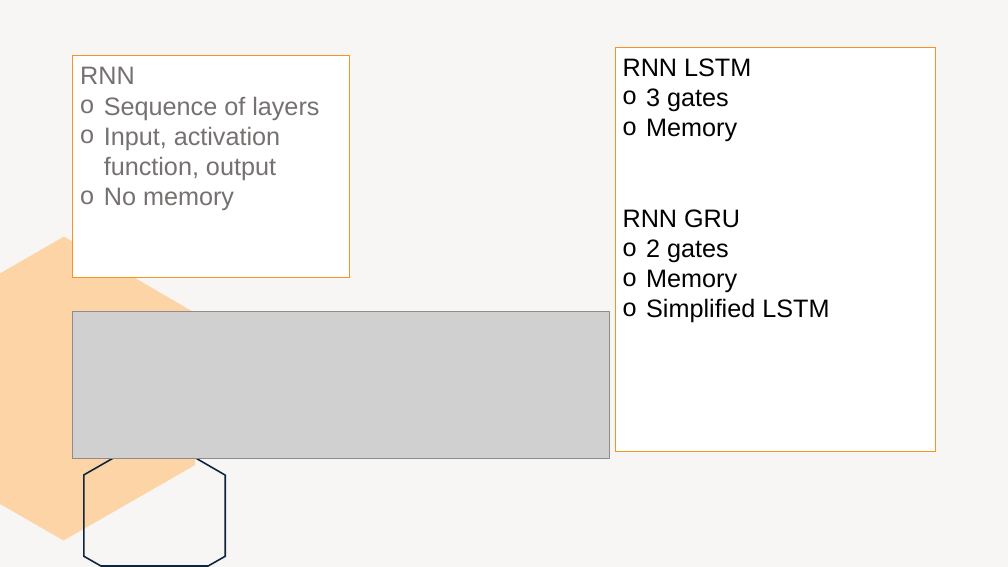
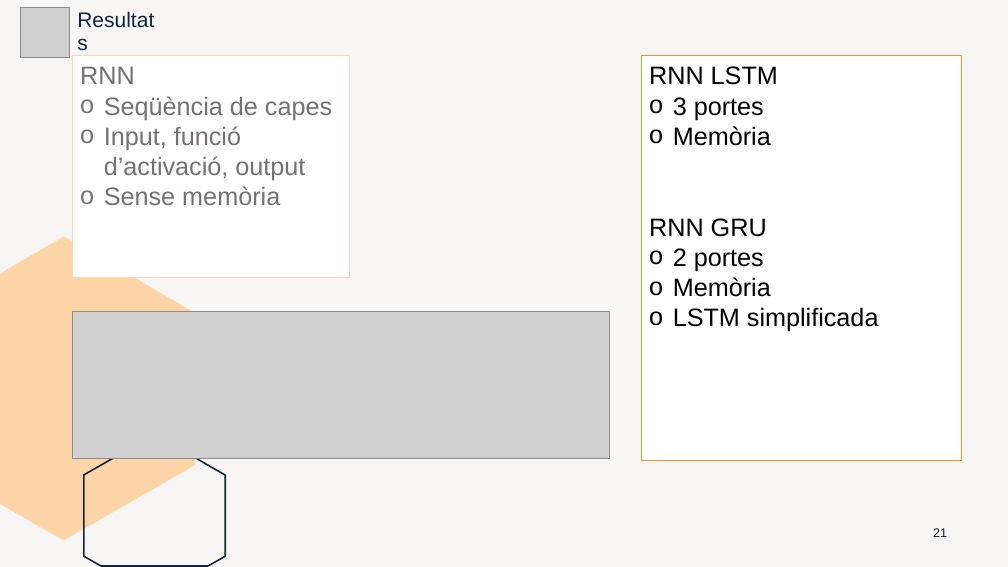
Before and after one commit to marti1999/TFG, a slide deck: slide 21 of informes/entrega final/presentation.pptx. Drawn at 1008x567 pixels with LibreOffice and Linux fonts; fonts in the diff are those of the drawing; grey boxes stand for pictures. Boxes give left, top, right and bottom in pixels: in the first picture for what was removed or moved away, otherwise in the second. Text is boxed around its words. In the diff, an @@ line names an element or a change of style, - is before the commit and + after.

```diff
--- a/informes/entrega final/presentation.pptx
+++ b/informes/entrega final/presentation.pptx
@@ picture added at (20,8,70,57) @@
@@ text added at (70,14,169,51), 20 pt, text #0F253E @@
+Resultats
@@ rectangle "RNN" at (73,56,349,278): outline #F79320 1 pt to #FED2BF 1 pt @@
@@ rectangle "RNN LSTM": place and size @@
-rectangle "RNN LSTM" at (616,47,935,451)
+rectangle "RNN LSTM" at (642,56,962,461)
@@ text in rectangle at (104,96,332,205): text changed @@
-o Sequence of layers
-o Input, activation function, output
-o No memory
+o Seqüència de capes
+o Input, funció d’activació, output
+o Sense memòria
@@ text in rectangle at (673,97,771,146): text changed @@
-o 3 gates
-o Memory
+o 3 portes
+o Memòria
@@ text in rectangle at (673,248,879,332): text changed @@
-o 2 gates
-o Memory
-o Simplified LSTM
+o 2 portes
+o Memòria
+o LSTM simplificada
@@ page number added at (933,528,947,537), 12 pt, text #0F253E @@
+21
```
Also in this commit, not shown: 22 other slides changed, 5 slides added, 5 slides removed, 1 other file.
